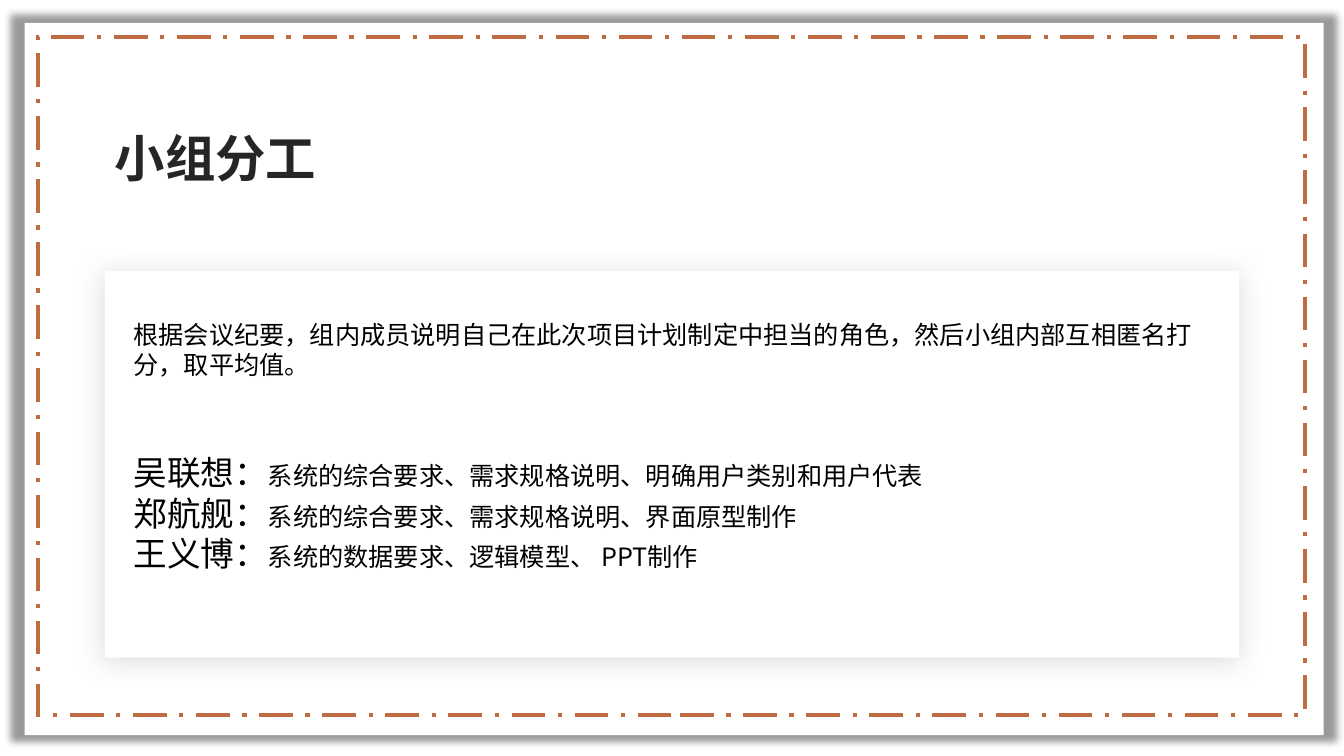
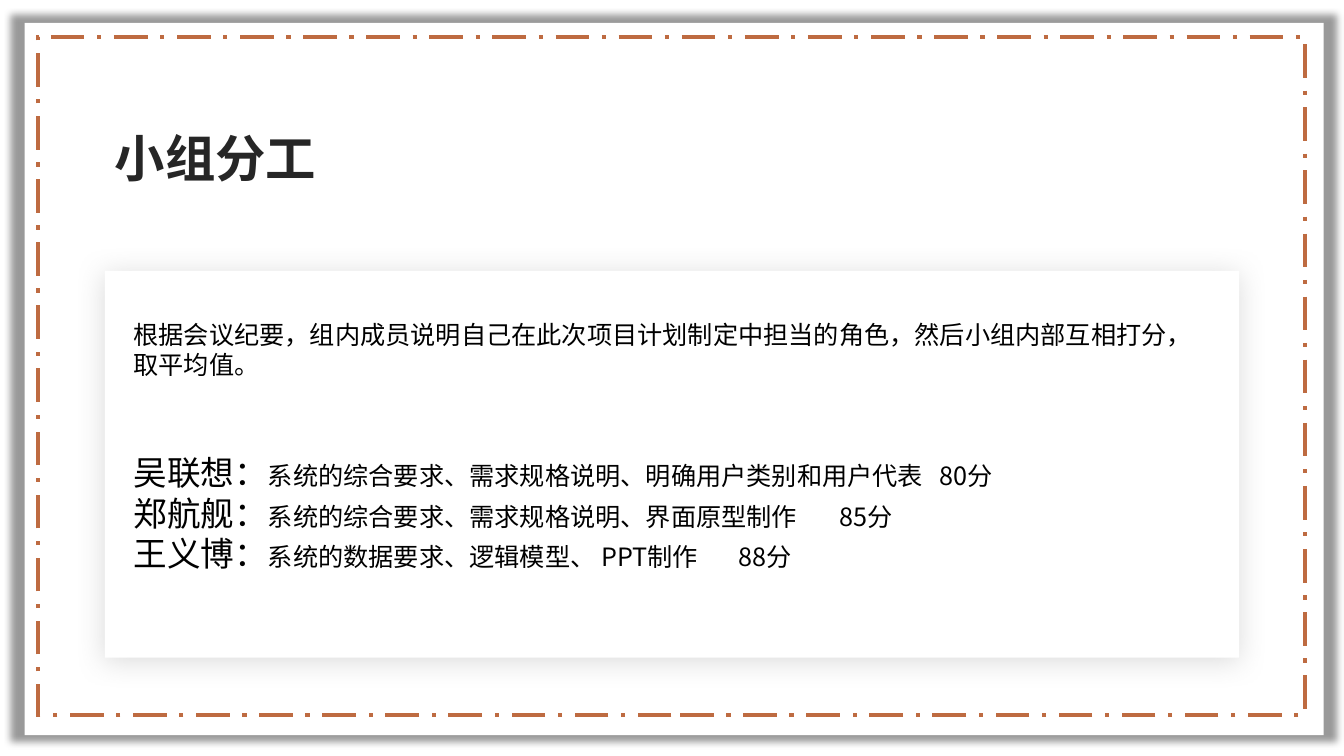
Before and after one commit to lenovo-wu/G11ZUCC, a slide deck: slide 24 of 需求规格说明.pptx. Drawn at 1344x756 pixels with LibreOffice and Linux fonts; fonts in the diff are those of the drawing; background and template pictures are left out. Boxes give left, top, right and bottom in pixels: in the first picture for what was removed or moved away, otherwise in the second. Text is boxed around its words. In the diff, an @@ line names an element or a change of style, - is before the commit and + after.

Commit message:
xqgg

```diff
--- a/需求规格说明.pptx
+++ b/需求规格说明.pptx
@@ text at (x1=134, y1=322, x2=1192, y2=376): text changed @@
-根据会议纪要，组内成员说明自己在此次项目计划制定中担当的角色，然后小组内部互相匿名打分，取平均值。
+根据会议纪要，组内成员说明自己在此次项目计划制定中担当的角色，然后小组内部互相打分，取平均值。
@@ text at (x1=134, y1=457, x2=993, y2=569): text changed @@
-吴联想：系统的综合要求、需求规格说明、明确用户类别和用户代表
-郑航舰：系统的综合要求、需求规格说明、界面原型制作
-王义博：系统的数据要求、逻辑模型、 PPT制作
+吴联想：系统的综合要求、需求规格说明、明确用户类别和用户代表 80分
+郑航舰：系统的综合要求、需求规格说明、界面原型制作 85分
+王义博：系统的数据要求、逻辑模型、 PPT制作 88分
```
